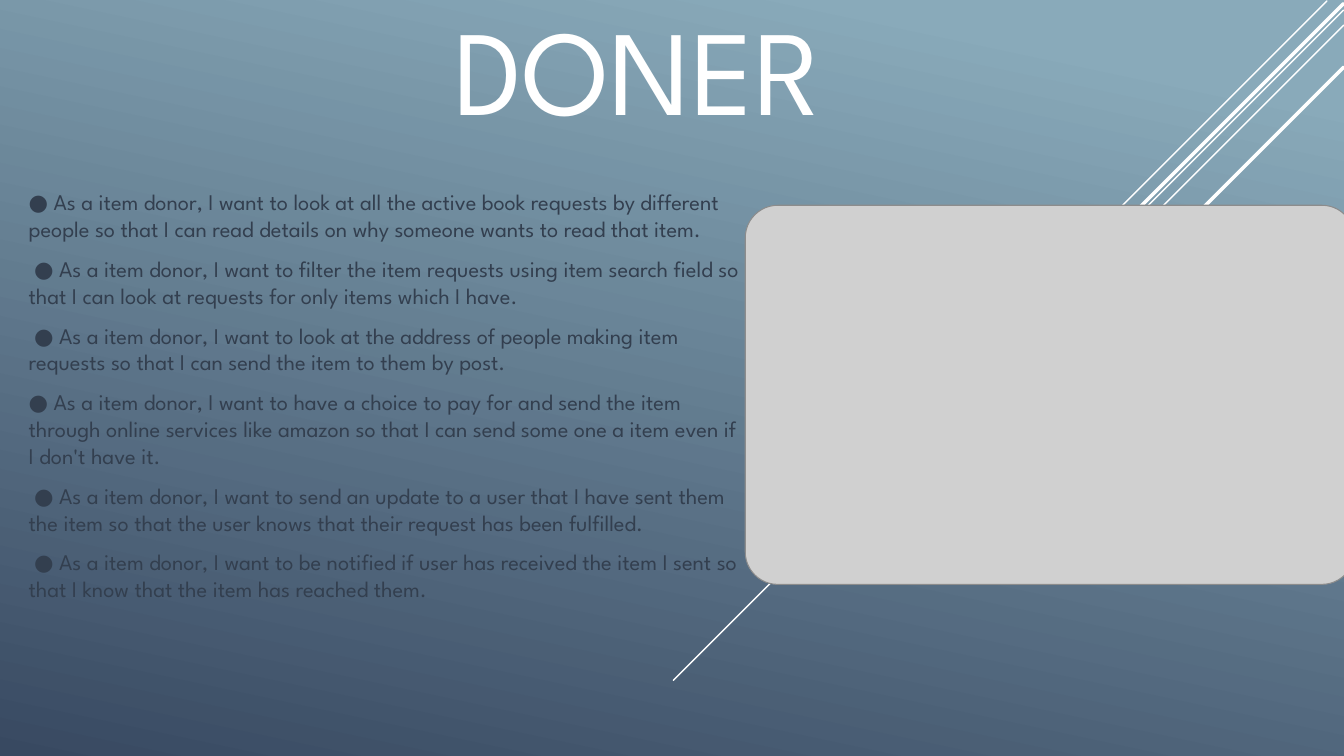
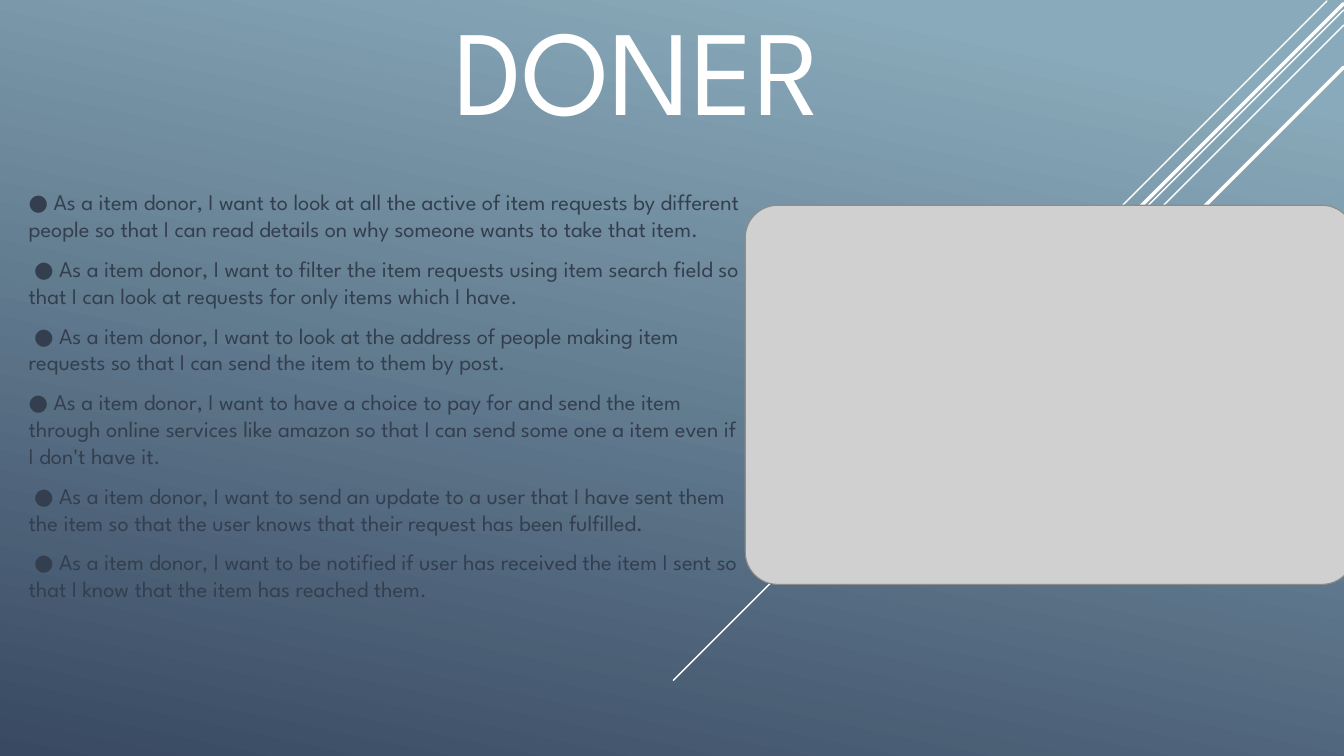
Before and after one commit to imtiyazalikhan/pj-76, a slide deck: slide 5 of story of barter system story pj_76.pptx. Drawn at 1344x756 pixels with LibreOffice and Linux fonts; fonts in the diff are those of the drawing; grey boxes stand for pictures. Boxes give left, top, right and bottom in pixels: in the first picture for what was removed or moved away, otherwise in the second. Text is boxed around its words. In the diff, an @@ line names an element or a change of style, - is before the commit and + after.

```diff
--- a/story of barter system story pj_76.pptx
+++ b/story of barter system story pj_76.pptx
@@ subtitle at (29, 194, 739, 242): text changed @@
-● As a item donor, I want to look at all the active book requests by different people so that I can read details on why someone wants to read that item.
+● As a item donor, I want to look at all the active of item requests by different people so that I can read details on why someone wants to take that item.
```
Also in this commit, not shown: 2 other slides changed.
